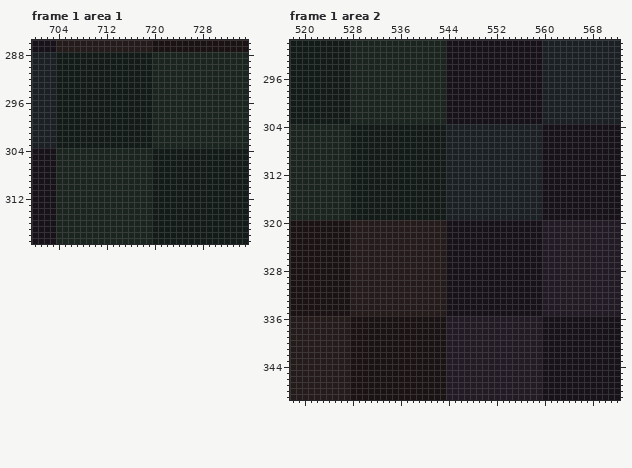
Two versions of one pixel-art file, assets/sprites/atlas/hpl.rework.ase. Above, as it was before the edit.
736x736 pixels, 9 frames. Colours within 5 levels of each other are drawn and written as one. Shown: frame 1 area 1: x 700..735, y 286..319; frame 1 area 2: x 518..572, y 290..349. The commit also changed other frames or places, which this record leaves out.
After:
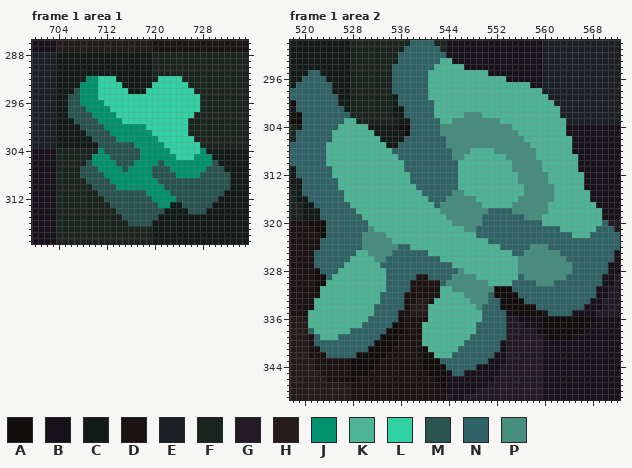
Palette (. is transparent): A #130e0e  B #171219  C #131b18  D #1b1313  E #1b2025  F #1b251f  G #221b25  H #251b1b  J #00926c  K #4db595  L #32d1a3  M #28534f  N #306365  P #468d7d
Difference:
Changed rows in their new state; - is an unchanged pixel.
Frame 1 area 1, layer "cont":
first column x 706:
292 ---JJLLL-------LLLL--------
293 --JJJLLLL-----LLLLLL-------
294 -MJJJLLLLL---LLLLLLLL------
295 MMJJJLLLLLLLLLLLLLLLLL-----
296 MMJJJJLLLLLLLLLLLLLLLL-----
297 MMMJJJJLLLLLLLLLLLLLLL-----
298 MMMMJJJJLLLLLLLLLLLLL------
299 -MMMMJJJJLLLLLLLLLLL-------
300 --MMMMJJJJJJJLLLLLLL-------
301 ---MMMMJJJJJJJLLLLLL-------
302 ----MMMMJJJJJJJLLLLLL------
303 -----MMMMMMJJJJJLLLLLL-----
304 -----JMMMMMMJJJJJLLLLLJ----
305 ----JJJMMMMMJJJJJJLLLJJJ---
306 ---MJJJJMMMJJJJMJJJJJJJJM--
307 --MMMJJJJMJJJJMMMJJJJJJMMM-
308 --MMMMJJJJJJJJMMMMJJJJMMMMM
309 ---MMMMJJJJJJJJMMMMMMMMMMMM
310 ----MMMMJJJJJJJJMMMMMMMMMMM
311 -----MMMMMMMMJJJJMMMMMMMMM-
312 ------MMMMMMMMJJJJMMMMMMM--
313 -------MMMMMMMMJJ--MMMMM---
314 --------MMMMMMMM----MMM----
315 ---------MMMMMM------------
316 ----------MMMM-------------
Frame 1 area 2, layer "cont":
first column x 518:
290 --------------------NNNN-------------------------------
291 -------------------NNNNNN------------------------------
292 ------------------NNNNNNNN-----------------------------
293 ------------------NNNNNNNKK----------------------------
294 -----------------NNNNNNNKKKKK--------------------------
295 ---NN------------NNNNNNKKKKKKKKKK----------------------
296 --NNNN-----------NNNNNNKKKKKKKKKKKKK-------------------
297 -NNNNNN----------NNNNNNKKKKKKKKKKKKKKKKK---------------
298 NNNNNNN----------NNNNNNKKKKKKKKKKKKKKKKKKK-------------
299 NNNNNNNN---------CNNNNNKKKKKKKKKKKKKKKKKKKK------------
300 ANNNNNNN---------CNNNNNNKKKKKKKKKKKKKKKKKKKK-----------
301 -NNNNNNNN--------CCNNNNNKKKKKKKKKKKKKKKKKKKKK----------
302 AANNNNNNNN-------CCNNNNNKKKKKPPPKKKKKKKKKKKKK----------
303 AANNNNNNNKK-------CCNNNNNKKPPPPPPPPKKKKKKKKKKK---------
304 -CNNNNNNKKKKK-----AANNNNNPPPPPPPPPPPPKKKKKKKKK---------
305 -NNNNNNKKKKKKK-----ANNNNNPPPPPPPPPPPPPKKKKKKKK---------
306 -NNNNNNKKKKKKKK----NNNNNNNPPPPPPPPPPPPPKKKKKKKK--------
307 NNNNNNKKKKKKKKKK--NNNNNNNNPPPPPPPPPPPPPPKKKKKKK--------
308 NNNNNNKKKKKKKKKKKNNNNNNNNNNPPPKKKKPPPPPPPKKKKKK--------
309 NNNNNNKKKKKKKKKKKKNNNNNNNNNPPKKKKKKKPPPPPKKKKKKK-------
310 NNNNNNKKKKKKKKKKKKKNNNNNNNNNKKKKKKKKKPPPPPKKKKKK-------
311 CNNNNNNKKKKKKKKKKKKNNNNNNNNNKKKKKKKKKPPPPPKKKKKK-------
312 CNNNNNNKKKKKKKKKKKKKNNNNNNNNKKKKKKKKKKPPPPPKKKKKK------
313 CCNNNNNNKKKKKKKKKKKKNNNNNNNNKKKKKKKKKKPPPPPKKKKKK------
314 CCNNNNNNKKKKKKKKKKKKKNNNNNNNKKKKKKKKKKKPPPPPKKKKK------
315 -CNNNNNNNKKKKKKKKKKKKKNNNNNPPKKKKKKKKKKPPPPPKKKKKK-----
316 -CCNNNNNNKKKKKKKKKKKKKKNNNPPPPPKKKKKKKPPPPPPKKKKKK-----
317 --CCNNNNNNKKKKKKKKKKKKKKNPPPPPPPKKKKKPPPPPPKKKKKKKK----
318 --CCCNNNNNNKKKKKKKKKKKKKKPPPPPPPPNNNNPPPPPPKKKKKKKKK---
319 --CCCNNNNNNNKKKKKKKKKKKKKKPPPPPPNNNNNNNPPPKKKKKKKKKK---
320 ---AAANNNNNNNKKKKKKKKKKKKKKPPPPPNNNNNNNNNNKKKKKKKKKKN--
321 ----AANNNNNNNPKKKKKKKKKKKKKKKPPNNNNNNNNNNNNNNKKKKKKNNN-
322 -----ANNNNNNPPPPKKKKKKKKKKKKKKKNNNNNNNNNNNNNNNNKKKNNNNN
323 -----NNNNNNNPPPPPKKKKKKKKKKKKKKKKNNNNNNNNNNNNNNNNNNNNNN
324 -----NNNNNNNPPPPPPNNKKKKKKKKKKKKKKKNNNNNPPPNNNNNNNNNNNN
325 ----NNNNNNNKKPPPPNNNNNNKKKKKKKKKKKKKKNNPPPPPPNNNNNNNNNB
326 ----NNNNNNKKKKPPNNNNNNNNNKKKKKKKKKKKKKPPPPPPPPNNNNNNNNB
327 ----NNNNNKKKKKKNNNNNNNNNNNNKKKKKKKKKKKPPPPPPPPPNNNNNNBB
328 ----ANNNKKKKKKKKNNNNNNNNNNNNPKKKKKKKKKPPPPPPPPPNNNNNNBB
329 ----AANKKKKKKKKKNNNNNDDNNNNPPPPKKKKKKKNPPPPPPPNNNNNNBB-
330 ----AAKKKKKKKKKKNNNNDDDDDNPPPPPPPKKKKNNNNPPPNNNNNNNNBB-
331 ----AKKKKKKKKKKKNNNNDDDDDKKPPPPPPPAAANNNNNNNNNNNNNNBB--
332 -----KKKKKKKKKKNNNNDDDDDDKKKKPPPPNAAAANNNNNNNNNNNNNBB--
333 ----KKKKKKKKKKKNNNNDD--DKKKKKKPPPNNAAAANNNNNNNNNNNBB---
334 ----KKKKKKKKKKNNNNND---KKKKKKKKPNNNAAAAAANNNNNNNNBBB---
335 ---KKKKKKKKKKKNNNNDD---KKKKKKKKKNNNN-AAAAABNNNNBBBB----
336 ---KKKKKKKKKKNNNNNA----KKKKKKKKKNNNN--BBBBAAAAAAAAA----
337 ---KKKKKKKKKNNNNNAA---KKKKKKKKKNNNNN---BBBAAAAAAAA-----
338 ---NKKKKKKNNNNNNAAA---KKKKKKKKKNNNNN-----BAAAAAAA------
339 ---DNKKKNNNNNNNAAA----KKKKKKKKNNNNNN-------AAAA--------
340 ---DNNNNNNNNNNAAAA----KKKKKKKNNNNNNB-------------------
341 ---DDNNNNNNNNAAAA-----AKKKKKNNNNNNNB-------------------
342 ---DDDNNNNNAAAAA------AAKKKNNNNNNNBB-------------------
343 ----DDDDDDAAAAA-------AAANNNNNNNNBBB-------------------
344 ----DDDDDDAAAA--------AAAANNNNNBBBB--------------------
345 -----DDDDDAAA----------AAABNNBBBBBB--------------------
346 ------DDDDA-------------AABBBBBBBB---------------------
347 -------------------------ABBBBBBB----------------------
348 --------------------------BBBBB------------------------
349 ---------------------------BB--------------------------
